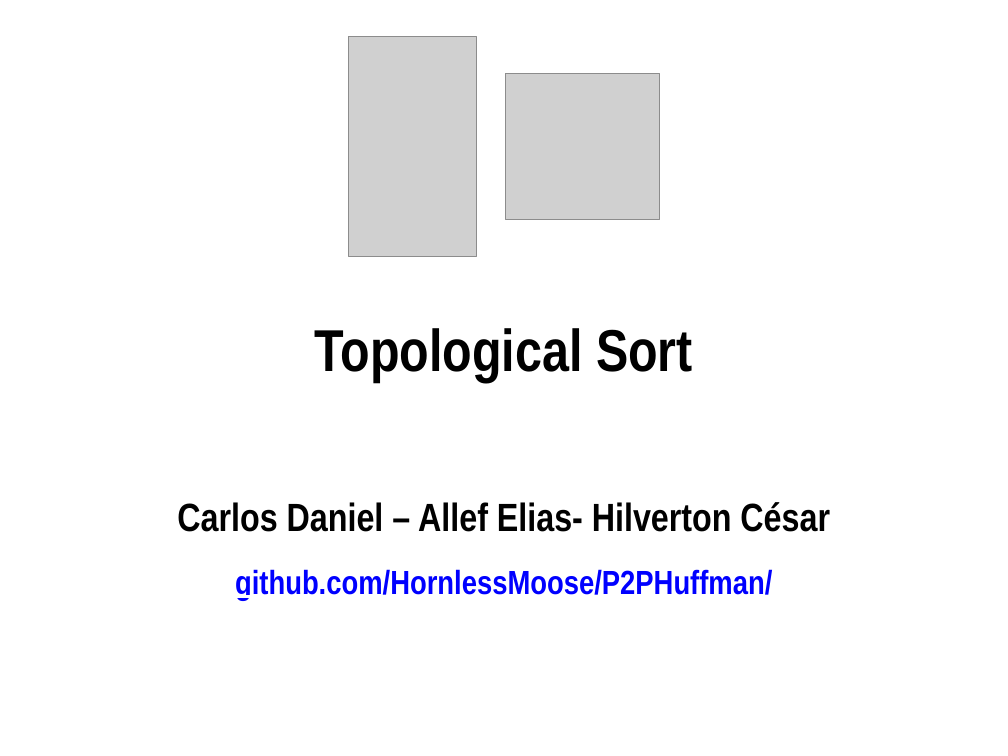
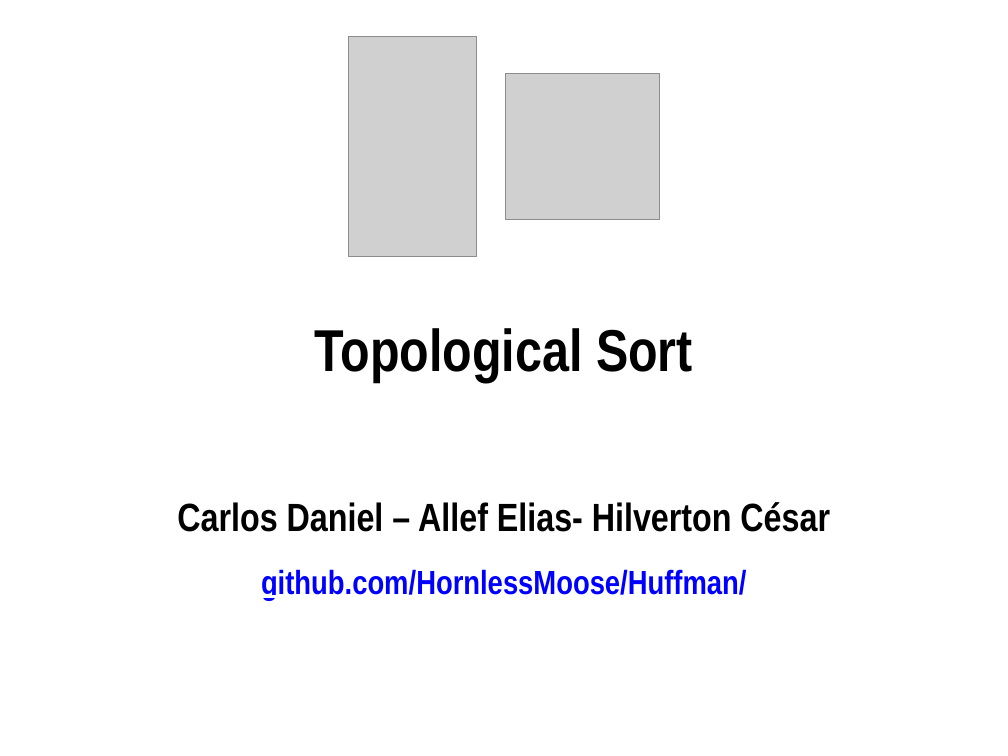
Before and after one commit to HornlessMoose/Huffman, a slide deck: slide 1 of TopologicalSort/Seminario Topological Sort.pptx. Drawn at 1008x756 pixels with LibreOffice and Linux fonts; fonts in the diff are those of the drawing; grey boxes stand for pictures; background and template pictures are left out. Boxes give left, top, right and bottom in pixels: in the first picture for what was removed or moved away, otherwise in the second. Text is boxed around its words. In the diff, an @@ line names an element or a change of style, - is before the commit and + after.

Commit message:
Mudança nome do repositorio

```diff
--- a/TopologicalSort/Seminario Topological Sort.pptx
+++ b/TopologicalSort/Seminario Topological Sort.pptx
@@ text at (x1=261, y1=569, x2=747, y2=601): text changed @@
-github.com/HornlessMoose/P2PHuffman/
+github.com/HornlessMoose/Huffman/
```
